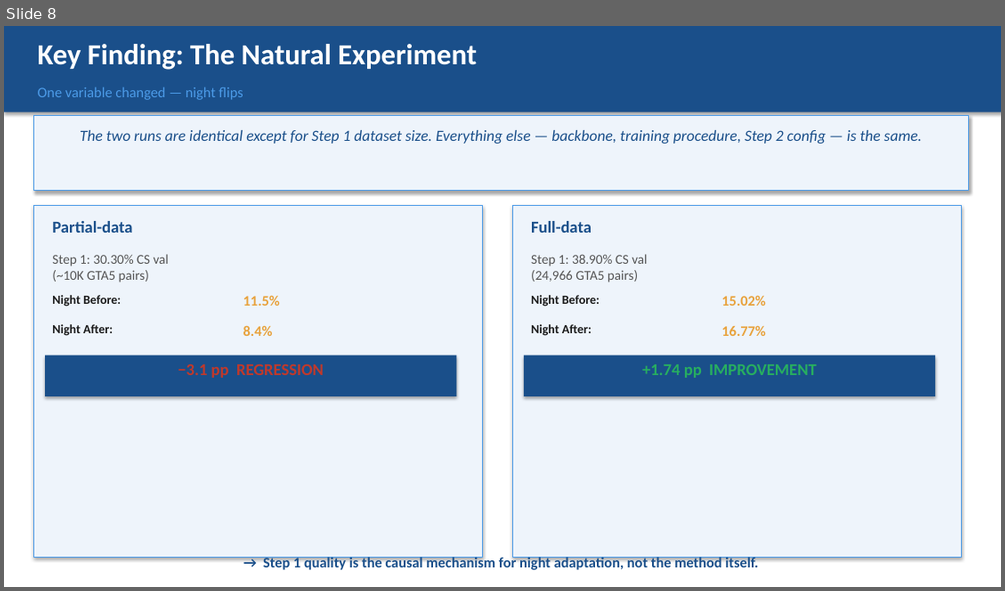
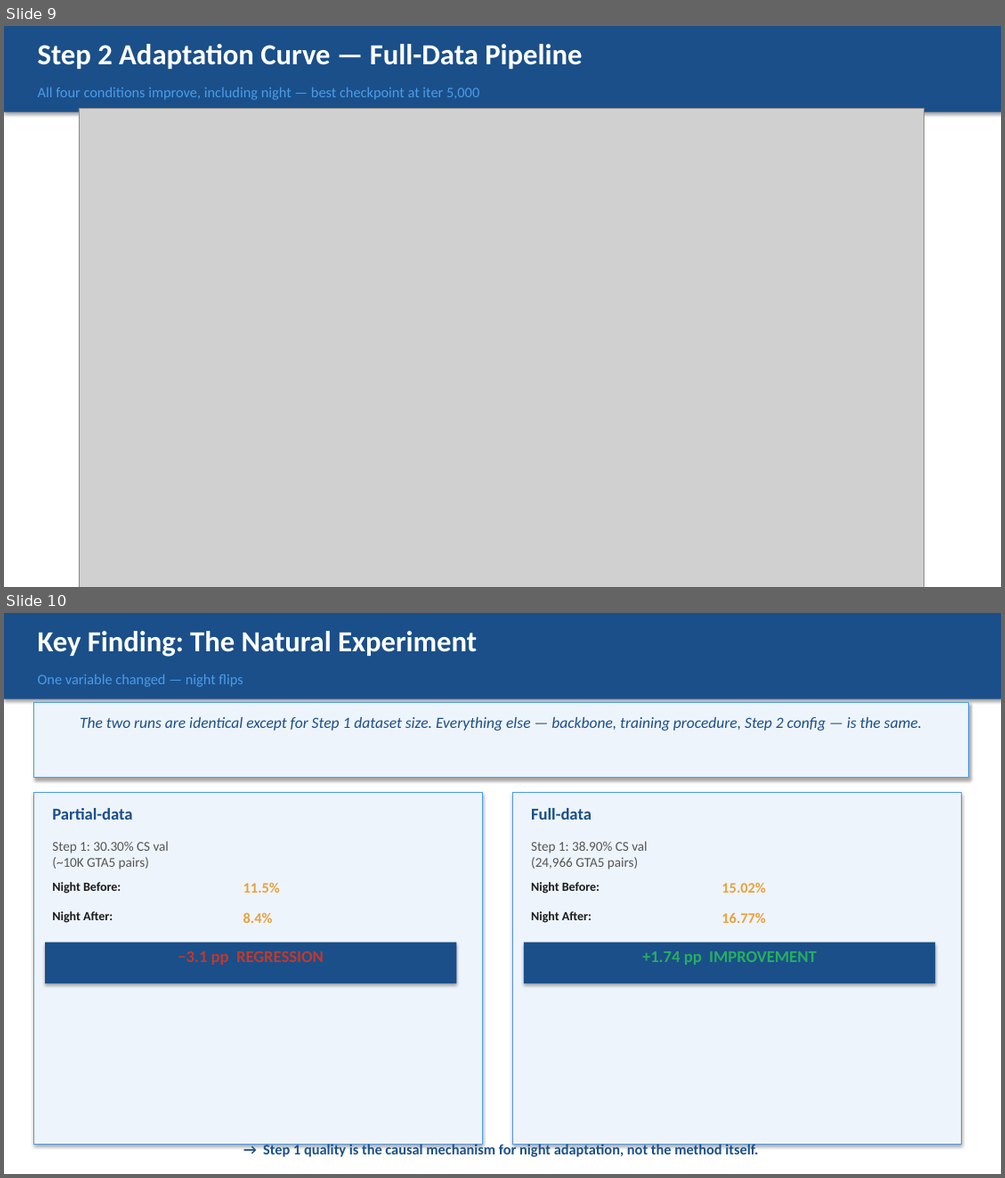
Before and after one commit to galbe/weather-uda-segformer, a slide deck: presentation.pptx. Shown one above the other, each under a label of ours: slide 8 before the commit, slides 9 and 10 after it. The pictures are 1005x591 and 1005x1178 pixels, drawn with LibreOffice and Linux fonts; fonts in the diff are those of the drawing; grey boxes stand for pictures. Boxes give left, top, right and bottom in pixels: in the first picture for what was removed or moved away, otherwise in the second. Text is boxed around its words. In the diff, an @@ line names an element or a change of style, - is before the commit and + after.

Commit message:
Add full-data figure slides to presentation (slides 8 and 9)
- Slide 8: before/after bar chart for full-data pipeline
- Slide 9: adaptation curve for full-data pipeline
- Deck is now 13 slides (was 11)

```diff
--- a/presentation.pptx
+++ b/presentation.pptx
@@ slide 9 added at (4,26,1001,587), background #FFFFFF @@
@@ rectangle added at (4,26,1001,112), fill #1A4F8A @@
@@ text added at (38,44,582,69), 28 pt, text #FFFFFF, bold @@
+Step 2 Adaptation Curve — Full-Data Pipeline
@@ text added at (38,87,479,100), 14 pt, text #4C9BE8 @@
+All four conditions improve, including night — best checkpoint at iter 5,000
@@ picture added at (79,108,923,587) @@
@@ what was slide 8 is now slide 10 @@
```
Also in this commit, not shown: 1 other slide added, 1 other file.
